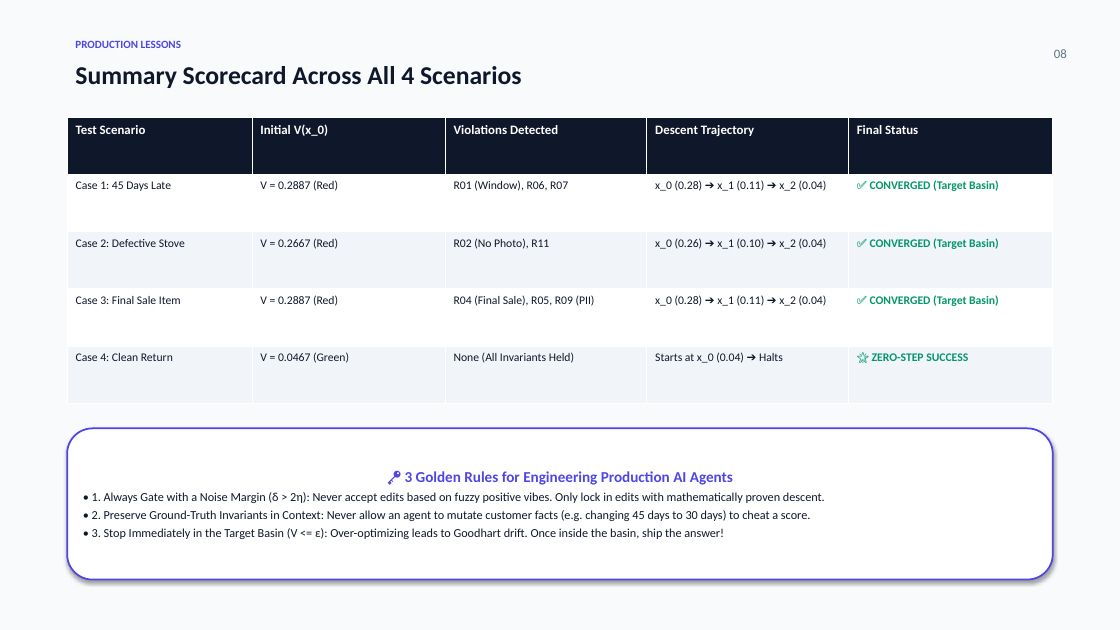
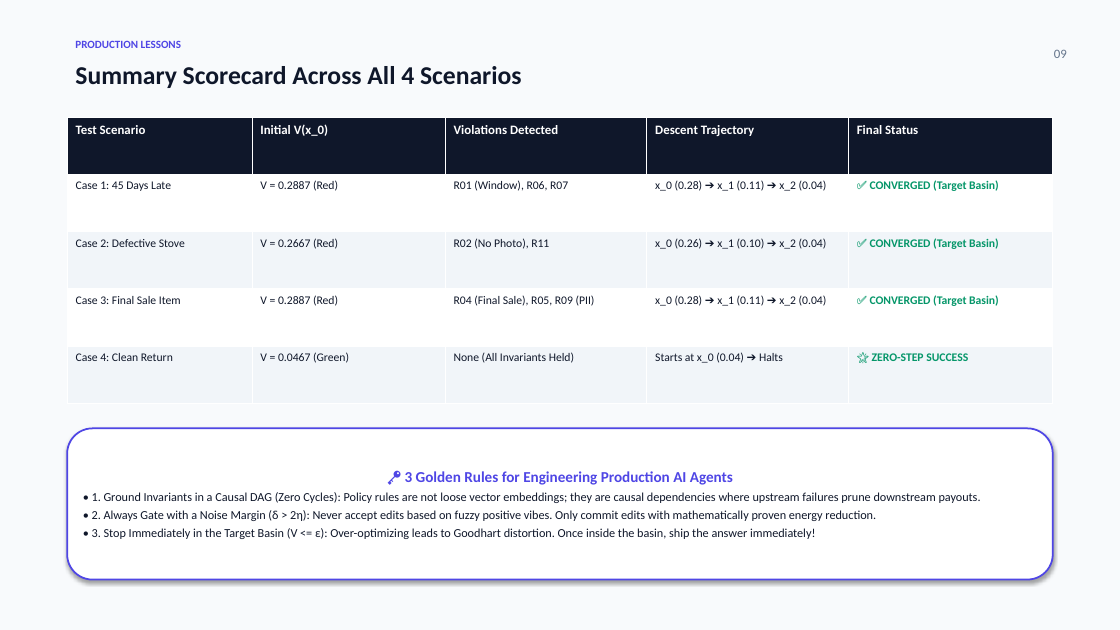
Before and after one commit to cosmosanalytics/Langchain-test, a slide deck: slide 9 of keeping_ai_rolling_downhill_4cases.pptx (slide 8 before the commit). Drawn at 1120x630 pixels with LibreOffice and Linux fonts; fonts in the diff are those of the drawing. Boxes give left, top, right and bottom in pixels: in the first picture for what was removed or moved away, otherwise in the second. Text is boxed around its words. In the diff, an @@ line names an element or a change of style, - is before the commit and + after.

```diff
--- a/keeping_ai_rolling_downhill_4cases.pptx
+++ b/keeping_ai_rolling_downhill_4cases.pptx
@@ text at [1054,50,1067,58]: text changed @@
-08
+09
@@ text in rounded rectangle at [92,492,981,539]: text changed @@
-• 1. Always Gate with a Noise Margin (δ > 2η): Never accept edits based on fuzzy positive vibes. Only lock in edits with mathematically proven descent.
-• 2. Preserve Ground-Truth Invariants in Context: Never allow an agent to mutate customer facts (e.g. changing 45 days to 30 days) to cheat a score.
-• 3. Stop Immediately in the Target Basin (V <= ε): Over-optimizing leads to Goodhart drift. Once inside the basin, ship the answer!
+• 1. Ground Invariants in a Causal DAG (Zero Cycles): Policy rules are not loose vector embeddings; they are causal dependencies where upstream failures prune downstream payouts.
+• 2. Always Gate with a Noise Margin (δ > 2η): Never accept edits based on fuzzy positive vibes. Only commit edits with mathematically proven energy reduction.
+• 3. Stop Immediately in the Target Basin (V <= ε): Over-optimizing leads to Goodhart distortion. Once inside the basin, ship the answer immediately!
```
Also in this commit, not shown: 5 other slides changed, 3 slides added, 2 slides removed.
